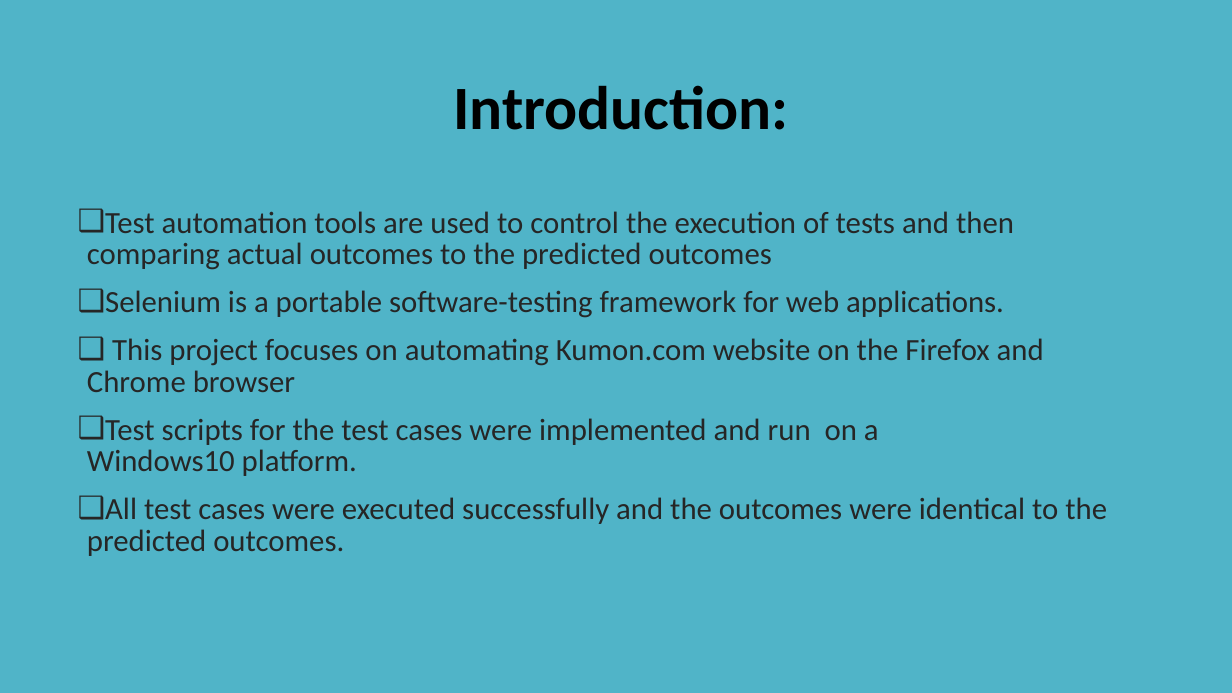
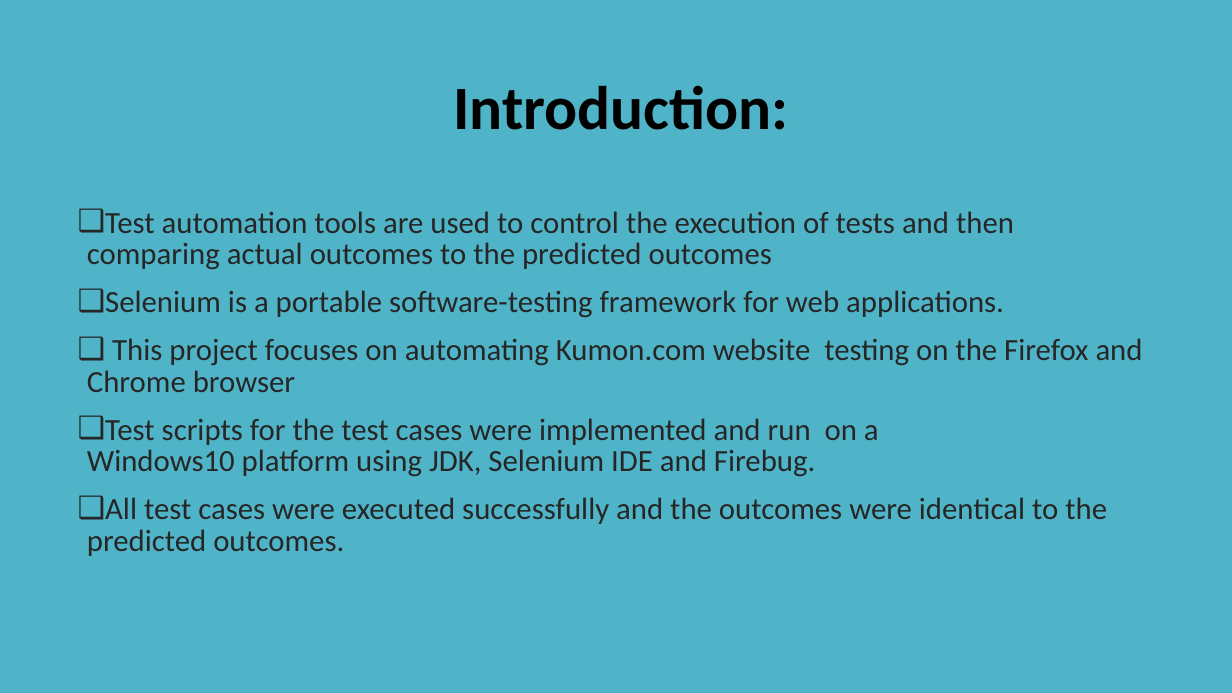
Before and after one commit to pKpallavi/Selenium_project, a slide deck: slide 3 of docs/Selenium_Project_Kumon_Website_Testing.pptx. Drawn at 1232x693 pixels with LibreOffice and Linux fonts; fonts in the diff are those of the drawing. Boxes give left, top, right and bottom in pixels: in the first picture for what was removed or moved away, otherwise in the second. Text is boxed around its words. In the diff, an @@ line names an element or a change of style, - is before the commit and + after.

```diff
--- a/docs/Selenium_Project_Kumon_Website_Testing.pptx
+++ b/docs/Selenium_Project_Kumon_Website_Testing.pptx
@@ text at bbox=[87, 338, 1143, 477]: text changed @@
-❑ This project focuses on automating Kumon.com website on the Firefox and Chrome browser
-❑ Test scripts for the test cases were implemented and run on a Windows10 platform.
+❑ This project focuses on automating Kumon.com website testing on the Firefox and Chrome browser
+❑ Test scripts for the test cases were implemented and run on a Windows10 platform using JDK, Selenium IDE and Firebug.
```
Also in this commit, not shown: 8 other slides changed.
